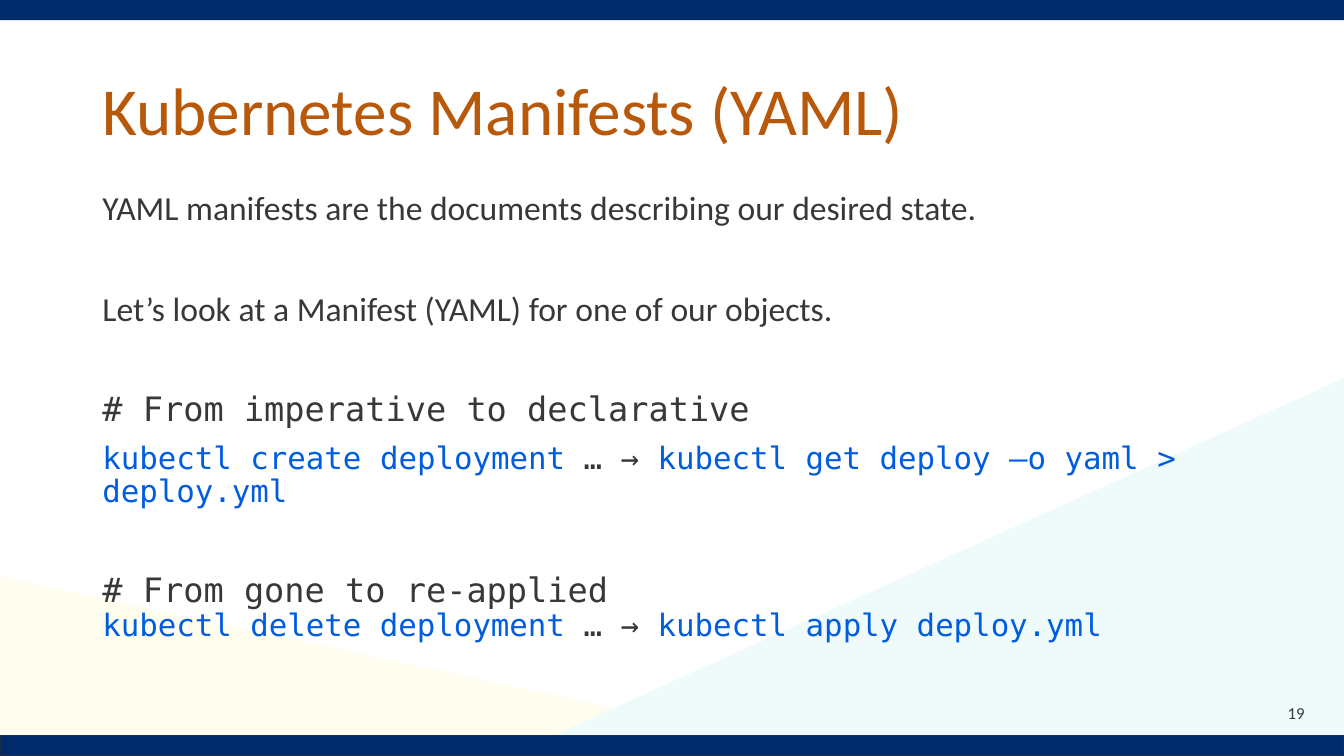
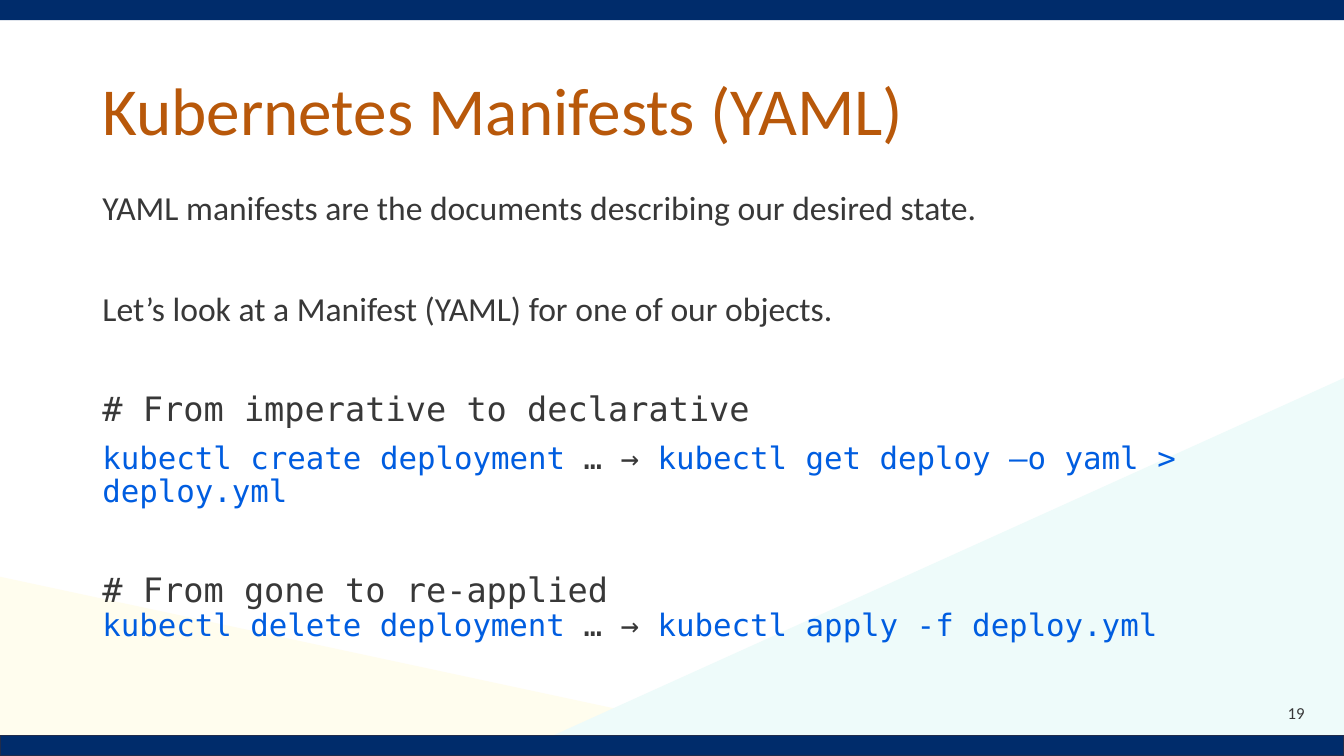
Before and after one commit to Notalib/workshop-kubernetes, a slide deck: slide 19 of Kubernetes_workshop.pptx. Drawn at 1344x756 pixels with LibreOffice and Linux fonts; fonts in the diff are those of the drawing; background and template pictures are left out. Boxes give left, top, right and bottom in pixels: in the first picture for what was removed or moved away, otherwise in the second. Text is boxed around its words. In the diff, an @@ line names an element or a change of style, - is before the commit and + after.

Commit message:
chore: update pptx

```diff
--- a/Kubernetes_workshop.pptx
+++ b/Kubernetes_workshop.pptx
@@ text at box(102, 576, 1157, 643): text changed @@
-# From gone to re-applied
-kubectl delete deployment … → kubectl apply deploy.yml
+# From gone to re-applied
+kubectl delete deployment … → kubectl apply -f deploy.yml
```
Also in this commit, not shown: 7 other slides changed.
